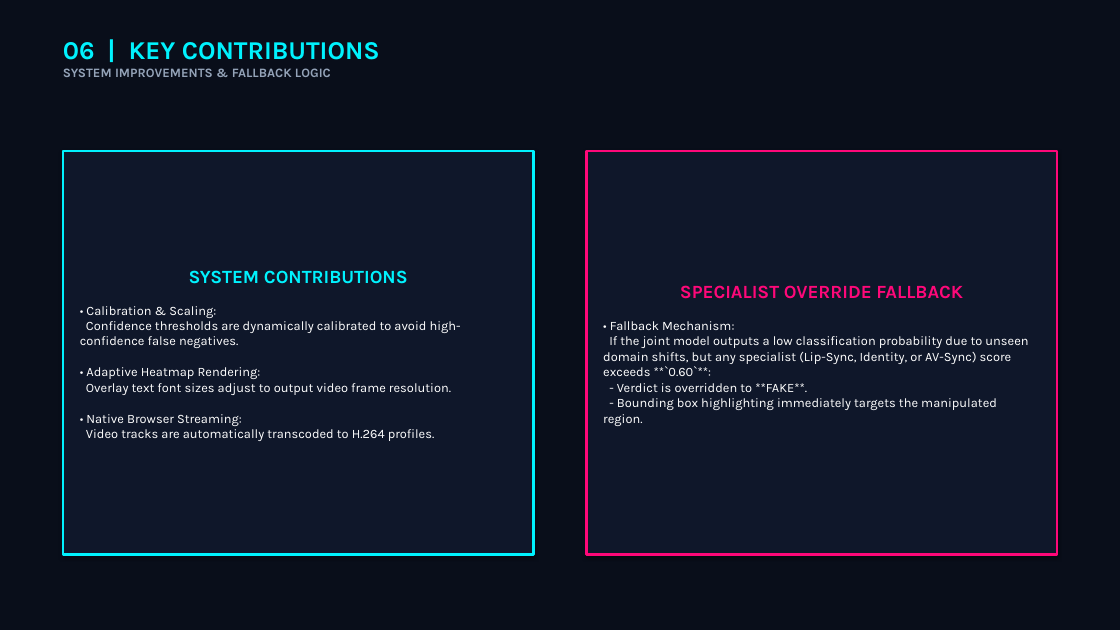
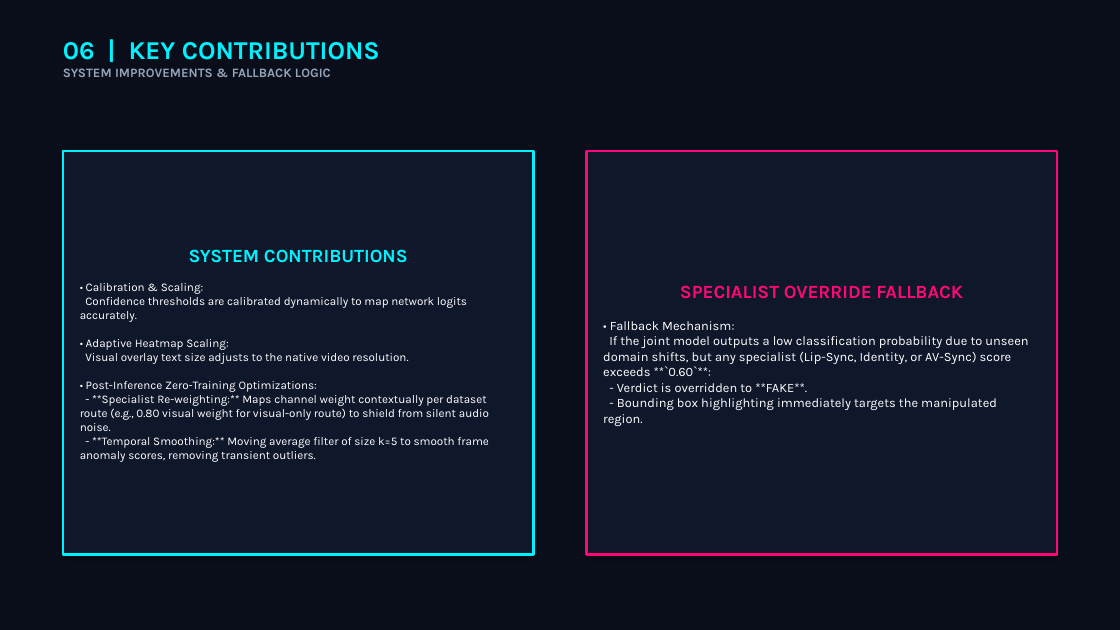
Before and after one commit to PrabhuVineeth/Multi-Modal-Deepfake-Detection-System, a slide deck: slide 7 of Robust_Explainable_MDDS_Presentation.pptx. Drawn at 1120x630 pixels with LibreOffice and Linux fonts; fonts in the diff are those of the drawing. Boxes give left, top, right and bottom in pixels: in the first picture for what was removed or moved away, otherwise in the second. Text is boxed around its words. In the diff, an @@ line names an element or a change of style, - is before the commit and + after.

Commit message:
Phase 45: Update Robust_Explainable_MDDS_Presentation.pptx to add zero-training optimizations description to Slide 7

```diff
--- a/Robust_Explainable_MDDS_Presentation.pptx
+++ b/Robust_Explainable_MDDS_Presentation.pptx
@@ text in rectangle at (80,283,489,462): text changed; size 11 to 10 pt @@
-• Calibration & Scaling:
-Confidence thresholds are dynamically calibrated to avoid high-confidence false negatives.
-• Adaptive Heatmap Rendering:
-Overlay text font sizes adjust to output video frame resolution.
-• Native Browser Streaming:
-Video tracks are automatically transcoded to H.264 profiles.
+• Calibration & Scaling:
+Confidence thresholds are calibrated dynamically to map network logits accurately.
+• Adaptive Heatmap Scaling:
+Visual overlay text size adjusts to the native video resolution.
+• Post-Inference Zero-Training Optimizations:
+- **Specialist Re-weighting:** Maps channel weight contextually per dataset route (e.g., 0.80 visual weight for visual-only route) to shield from silent audio noise.
+- **Temporal Smoothing:** Moving average filter of size k=5 to smooth frame anomaly scores, removing transient outliers.
```
